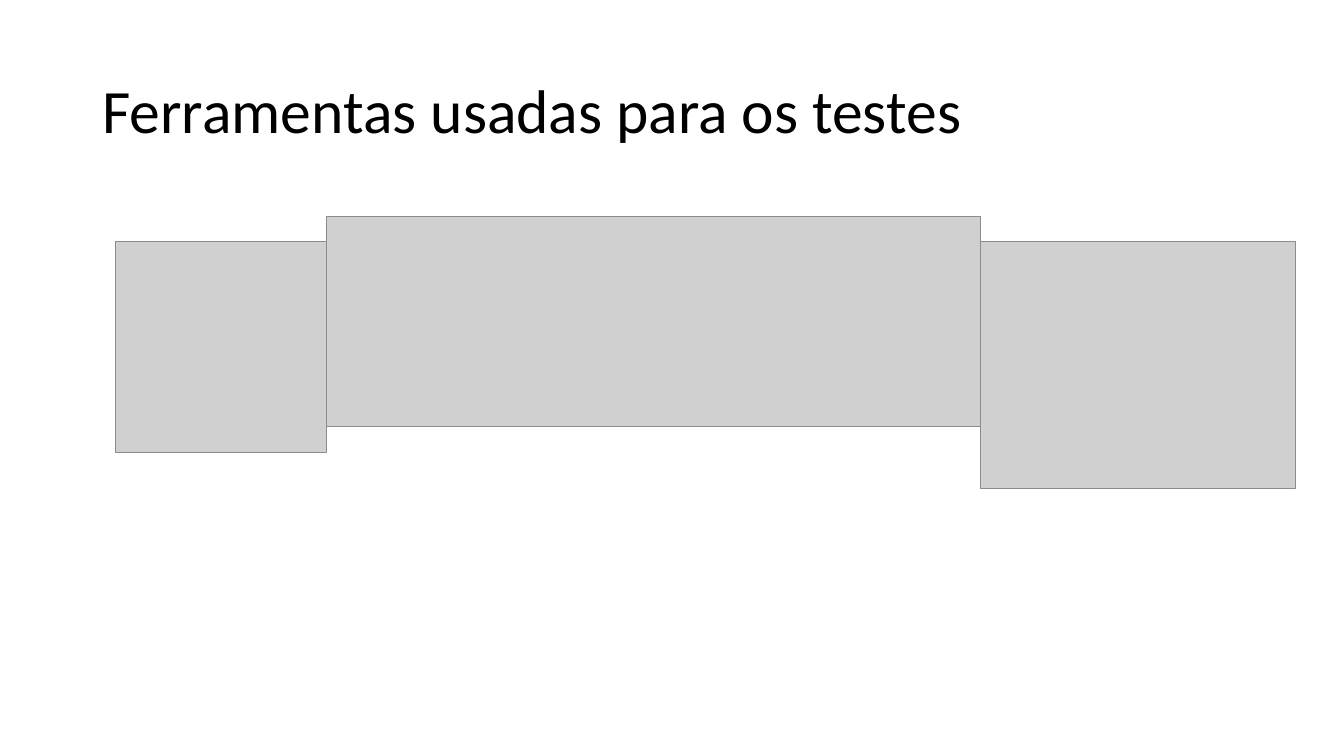
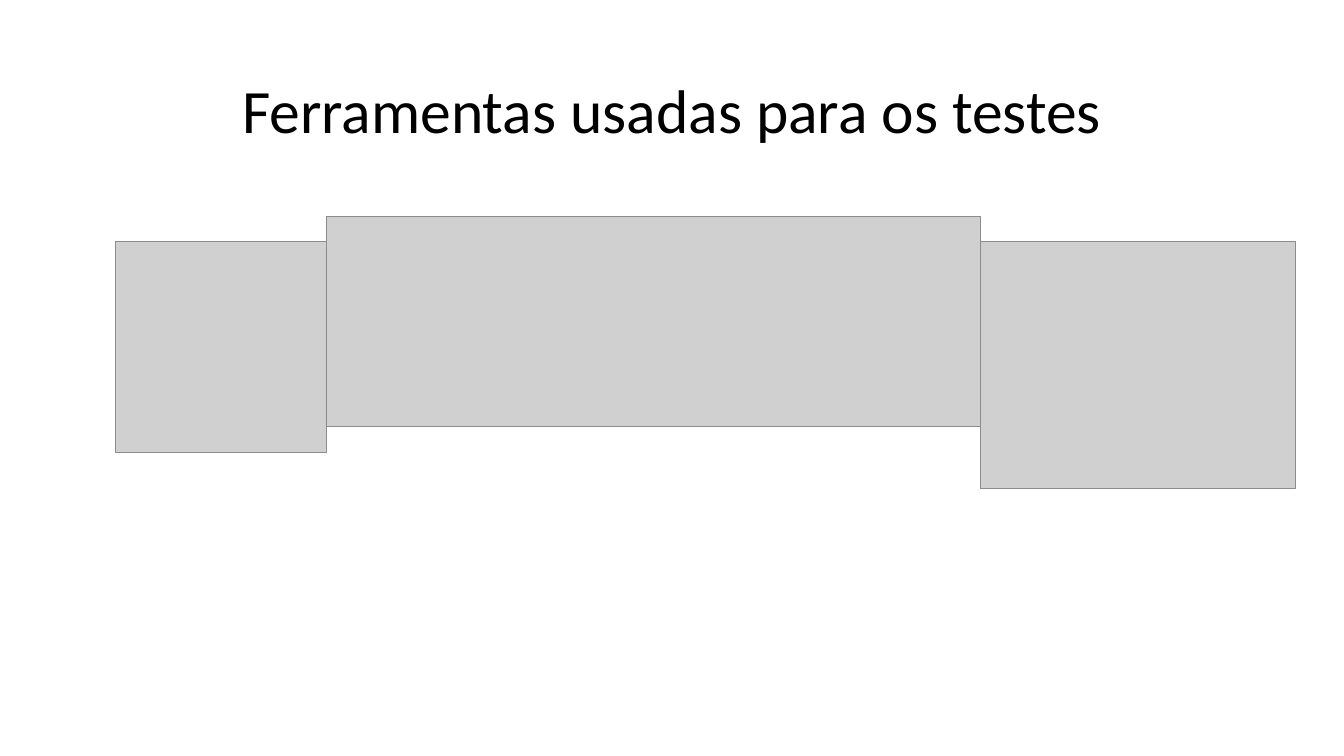
Before and after one commit to jhunior244/trabalho_testes, a slide deck: slide 9 of trabalho de testes apresentação.pptx (slide 5 before the commit). Drawn at 1344x756 pixels with LibreOffice and Linux fonts; fonts in the diff are those of the drawing; grey boxes stand for pictures. Boxes give left, top, right and bottom in pixels: in the first picture for what was removed or moved away, otherwise in the second. Text is boxed around its words. In the diff, an @@ line names an element or a change of style, - is before the commit and + after.

Commit message:
slide final

```diff
--- a/trabalho de testes apresentação.pptx
+++ b/trabalho de testes apresentação.pptx
@@ title "Ferramentas usadas para os testes" at (x1=242, y1=90, x2=1101, y2=143): alignment left to centre @@
```
Also in this commit, not shown: 3 other slides changed, 7 slides added, 2 other files.
